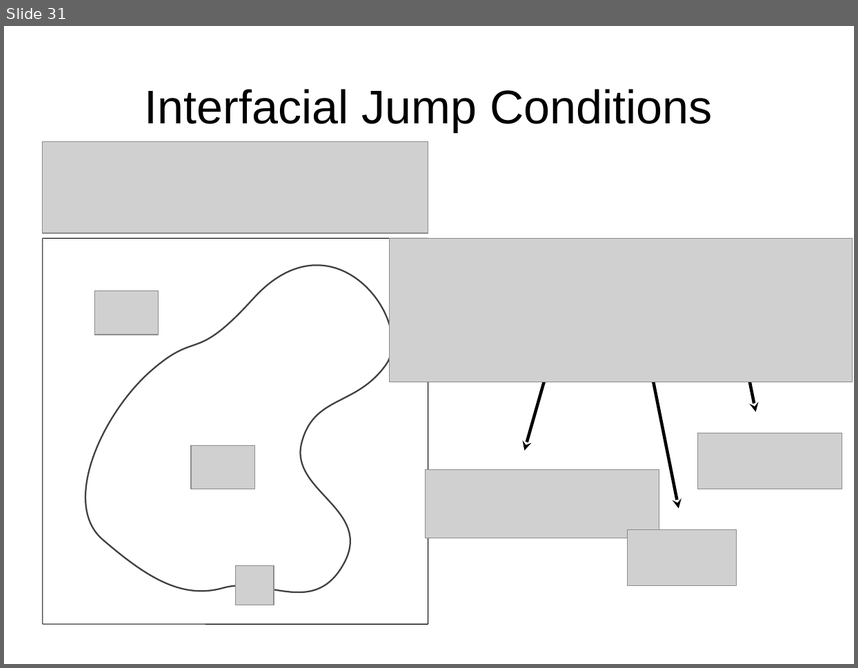
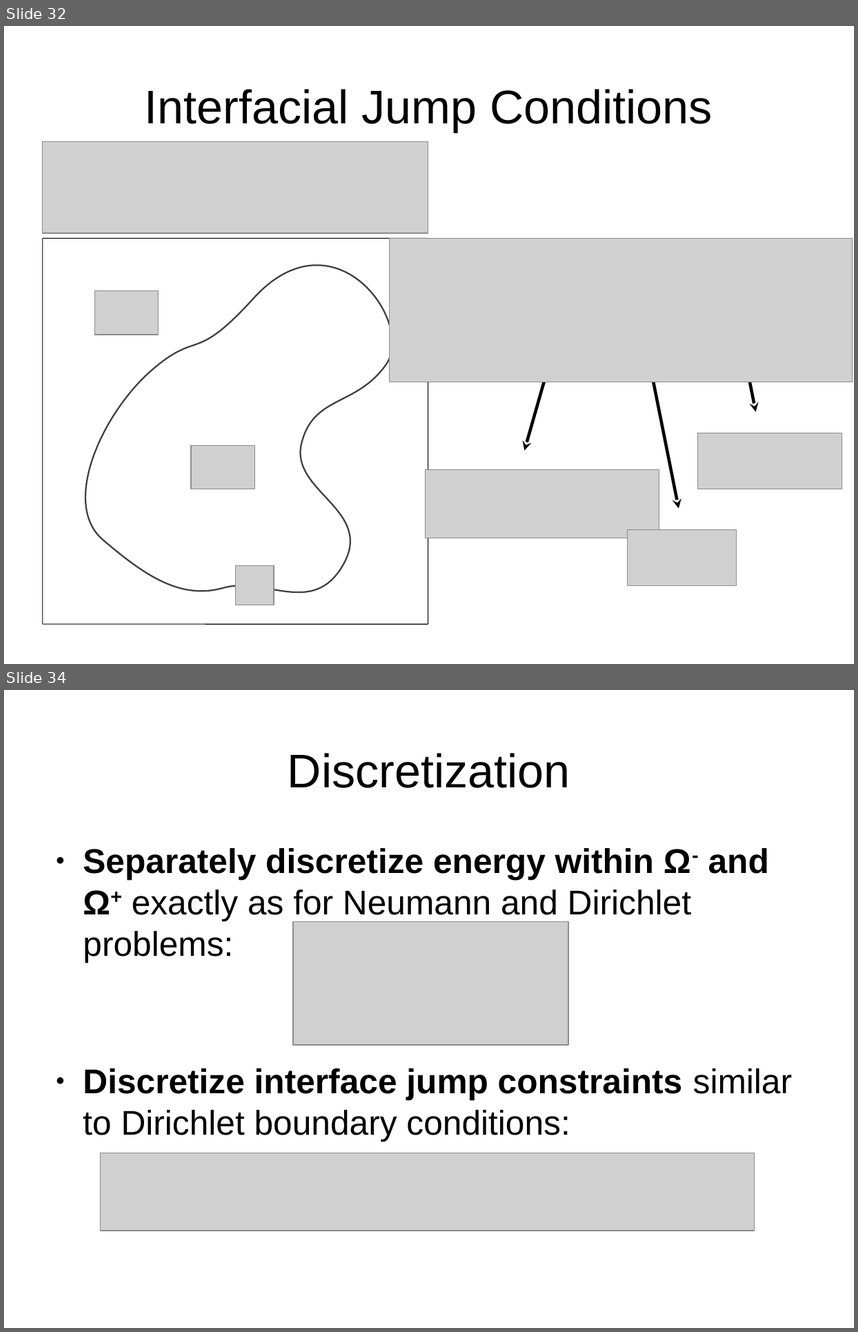
Before and after one commit to jhellrung/documents, a slide deck: presentations/sandia.2011.11.08/slides.odp. Shown one above the other, each under a label of ours: slide 31 before the commit, slides 32 and 34 after it; the slides between them are not shown. The pictures are 858x668 and 858x1332 pixels, drawn with LibreOffice and Linux fonts; fonts in the diff are those of the drawing; grey boxes stand for pictures. Boxes give left, top, right and bottom in pixels: in the first picture for what was removed or moved away, otherwise in the second. Text is boxed around its words. In the diff, an @@ line names an element or a change of style, - is before the commit and + after.

```diff
--- a/presentations/sandia.2011.11.08/slides.odp
+++ b/presentations/sandia.2011.11.08/slides.odp
@@ slide 34 added at (x1=4, y1=690, x2=854, y2=1328), background #FFFFFF @@
@@ title added at (x1=288, y1=753, x2=570, y2=788), 44 pt, text #000000 @@
+Discretization
@@ text added at (x1=83, y1=848, x2=769, y2=962), 32 pt, text #000000 @@
+● Separately discretize energy within Ω- and Ω+ exactly as for Neumann and Dirichlet problems:
@@ picture added at (x1=293, y1=921, x2=568, y2=1045) @@
@@ text added at (x1=83, y1=1068, x2=792, y2=1141), 32 pt, text #000000 @@
+● Discretize interface jump constraints similar to Dirichlet boundary conditions:
@@ picture added at (x1=101, y1=1153, x2=755, y2=1231) @@
@@ what was slide 31 is now slide 32 @@
```
Also in this commit, not shown: 1 slide changed, 3 other slides added.
